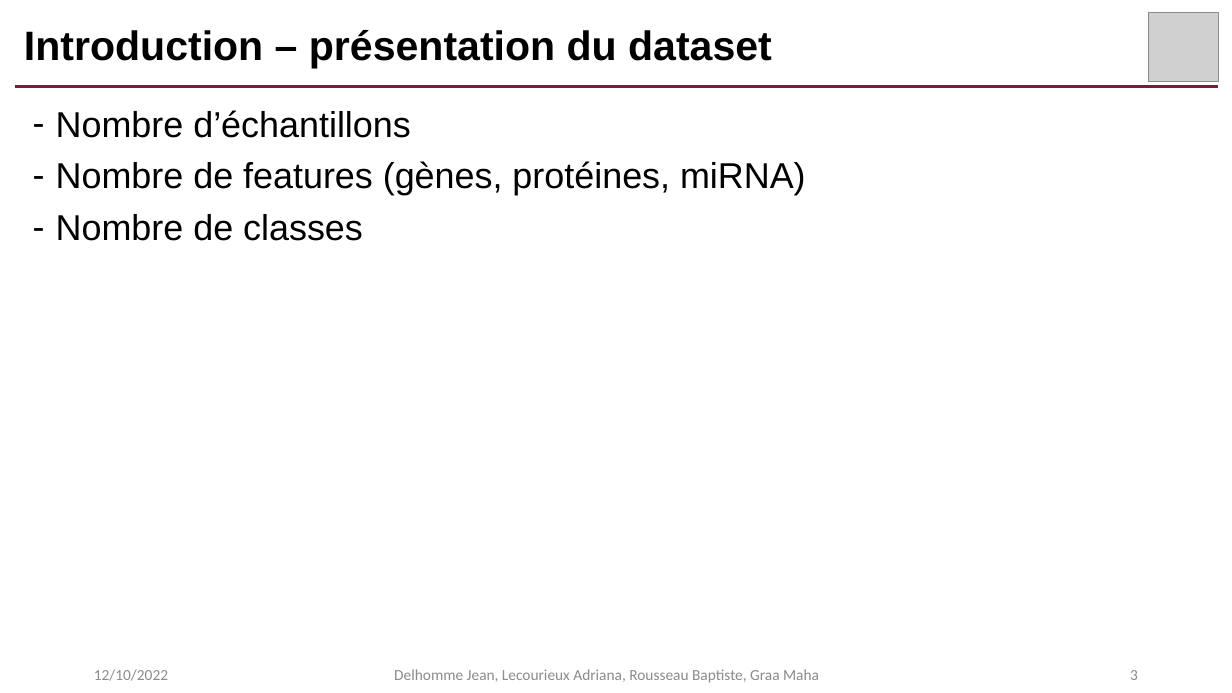
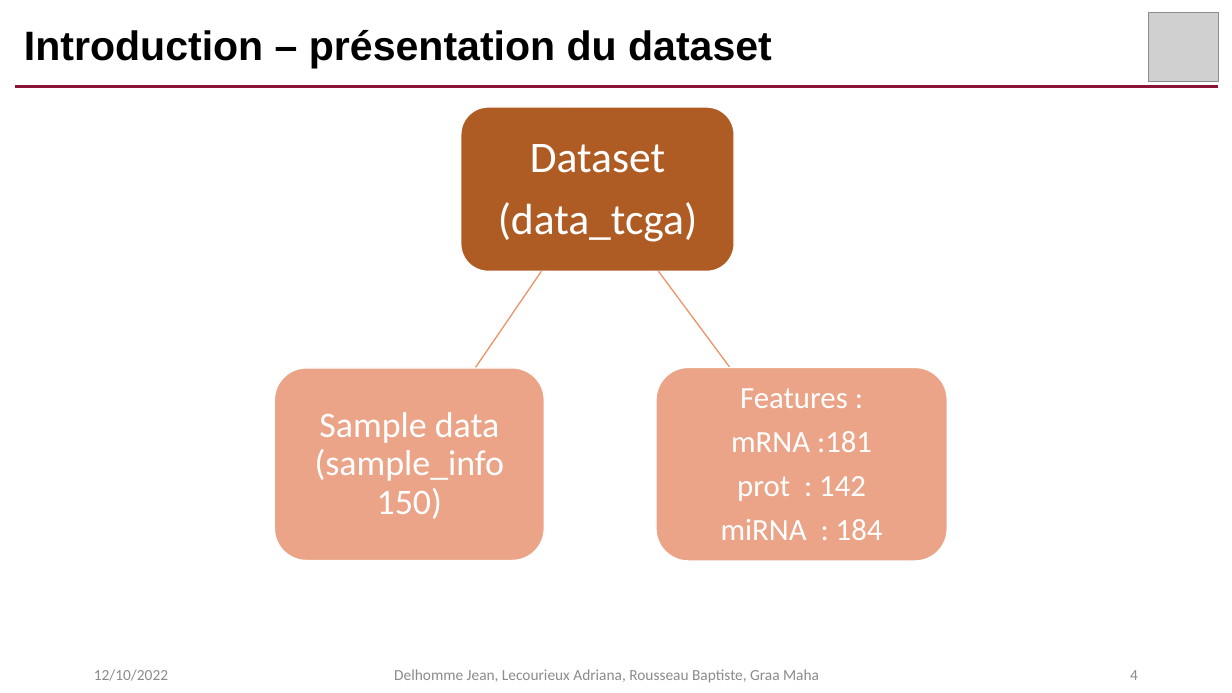
Before and after one commit to AdrianaLecourieux/multi_omics, a slide deck: slide 4 of presentation.pptx (slide 3 before the commit). Drawn at 1232x693 pixels with LibreOffice and Linux fonts; fonts in the diff are those of the drawing; grey boxes stand for pictures. Boxes give left, top, right and bottom in pixels: in the first picture for what was removed or moved away, otherwise in the second. Text is boxed around its words. In the diff, an @@ line names an element or a change of style, - is before the commit and + after.

```diff
--- a/presentation.pptx
+++ b/presentation.pptx
@@ text removed at bbox=[56, 110, 806, 241] @@
-– Nombre d’échantillons
-– Nombre de features (gènes, protéines, miRNA)
-– Nombre de classes
@@ group added at bbox=[274, 107, 947, 561]: 3 rounded rectangles, 3 texts, 2 freeform shapes @@
+Dataset
+(data_tcga)
+Sample data (sample_info 150)
+Features :
+mRNA :181
+prot : 142
+miRNA : 184
@@ page number at bbox=[1130, 670, 1138, 680]: text changed @@
-3
+4
```
Also in this commit, not shown: 1 other slide changed, 2 slides added, 7 slides removed.
